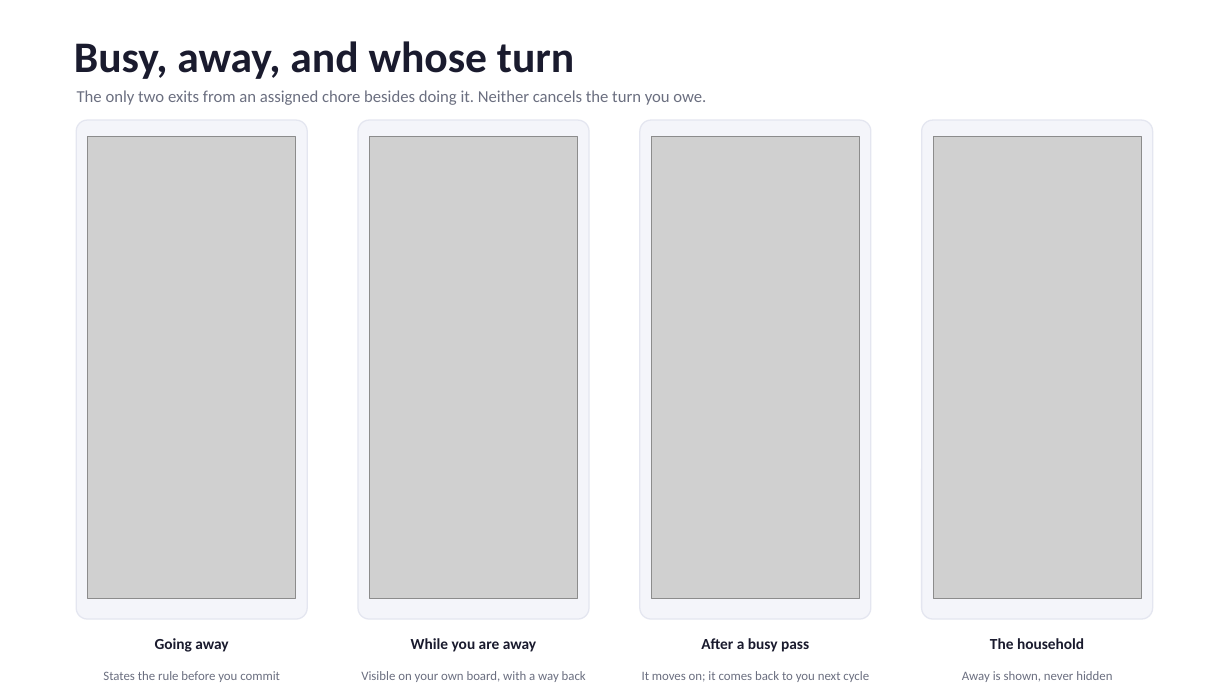
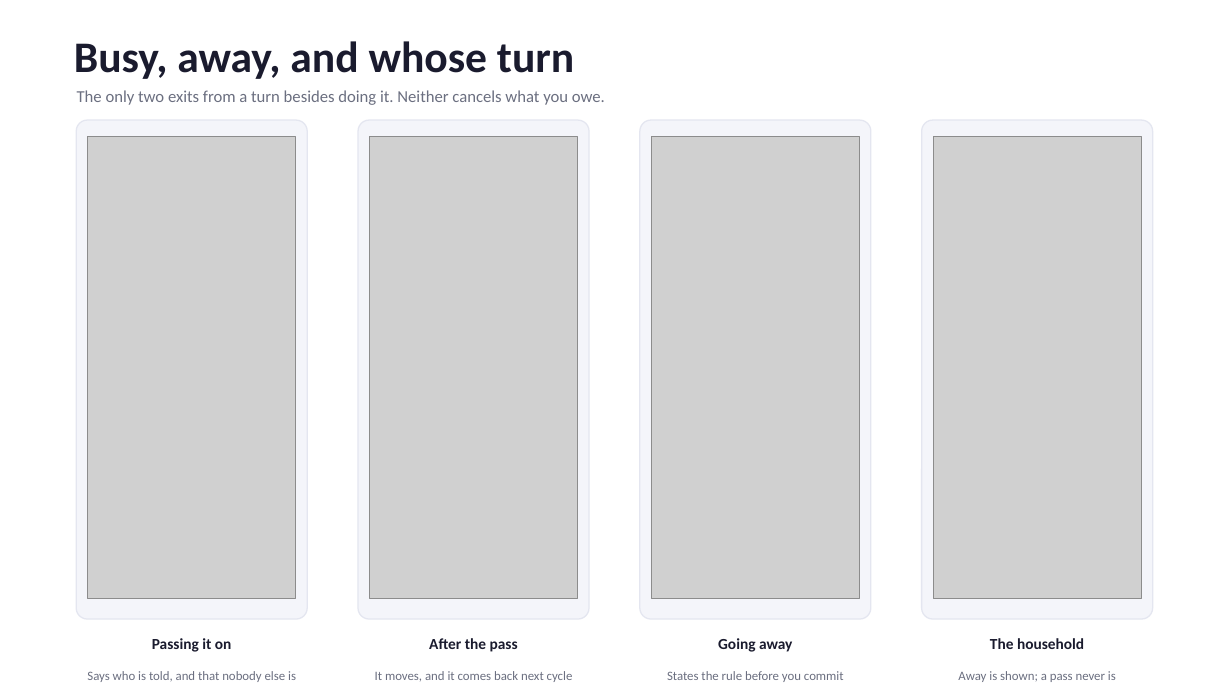
Before and after one commit to babakch76/taskflow, a slide deck: slide 6 of TaskFlow_Screens.pptx (slide 4 before the commit). Drawn at 1232x693 pixels with LibreOffice and Linux fonts; fonts in the diff are those of the drawing; grey boxes stand for pictures. Boxes give left, top, right and bottom in pixels: in the first picture for what was removed or moved away, otherwise in the second. Text is boxed around its words. In the diff, an @@ line names an element or a change of style, - is before the commit and + after.

```diff
--- a/TaskFlow_Screens.pptx
+++ b/TaskFlow_Screens.pptx
@@ text at box(77, 90, 605, 105): text changed @@
-The only two exits from an assigned chore besides doing it. Neither cancels the turn you owe.
+The only two exits from a turn besides doing it. Neither cancels what you owe.
@@ text at box(152, 638, 232, 652): text changed @@
-Going away
+Passing it on
@@ text at box(429, 638, 518, 652): text changed @@
-While you are away
+After the pass
@@ text at box(718, 638, 792, 652): text changed @@
-After a busy pass
+Going away
@@ text at box(87, 671, 296, 682): text changed @@
-States the rule before you commit
+Says who is told, and that nobody else is
@@ text at box(375, 671, 573, 682): text changed @@
-Visible on your own board, with a way back
+It moves, and it comes back next cycle
@@ text at box(667, 671, 844, 682): text changed @@
-It moves on; it comes back to you next cycle
+States the rule before you commit
@@ text at box(958, 671, 1116, 682): text changed @@
-Away is shown, never hidden
+Away is shown; a pass never is
```
Also in this commit, not shown: 4 other slides changed, 4 slides added, 34 other files.
